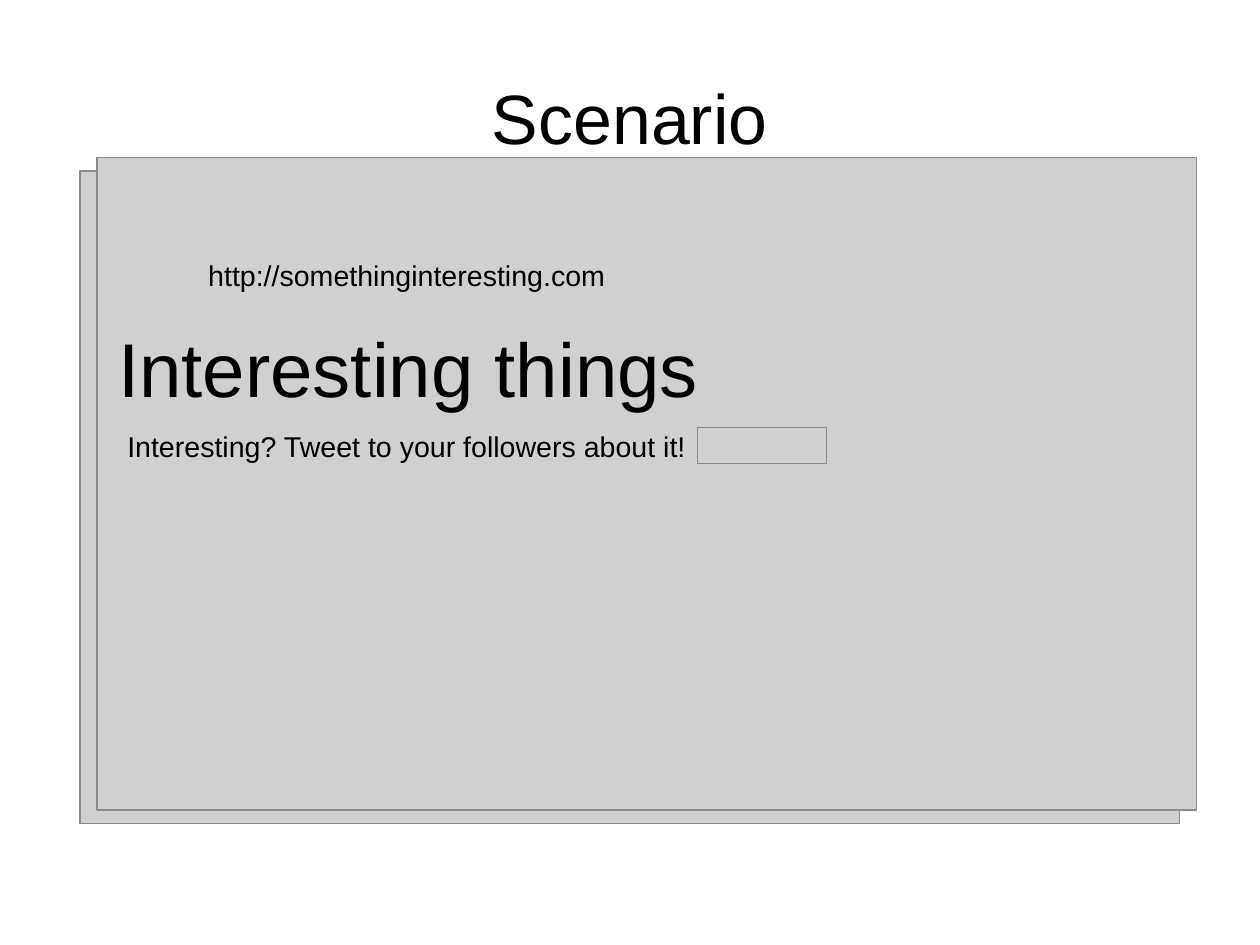
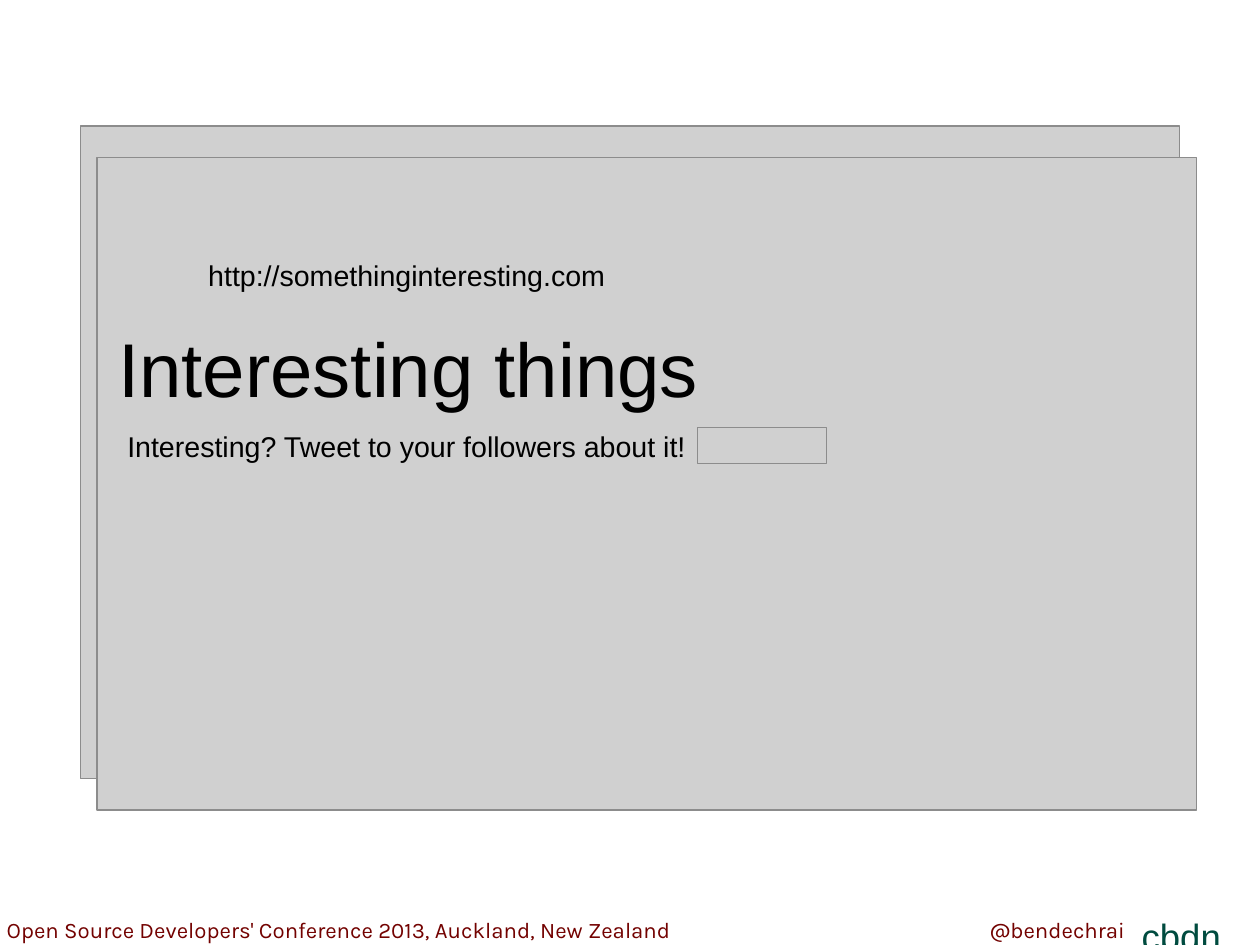
Before and after one commit to bendechrai/preso-security-privacy-anonymity, a slide deck: slide 22 of security-privacy-anonymity.odp (slide 30 before the commit). Drawn at 1260x945 pixels with LibreOffice and Linux fonts; fonts in the diff are those of the drawing; grey boxes stand for pictures; background and template pictures are left out. Boxes give left, top, right and bottom in pixels: in the first picture for what was removed or moved away, otherwise in the second. Text is boxed around its words. In the diff, an @@ line names an element or a change of style, - is before the commit and + after.

```diff
--- a/security-privacy-anonymity.odp
+++ b/security-privacy-anonymity.odp
@@ title removed at (x1=492, y1=93, x2=768, y2=145) @@
-Scenario
@@ picture moved from (x1=80, y1=172, x2=1180, y2=824) to (x1=80, y1=126, x2=1180, y2=779) @@
@@ group added at (x1=0, y1=909, x2=1260, y2=945): 3 texts, 1 rectangle @@
+@bendechrai
+Open Source Developers' Conference 2013, Auckland, New Zealand
+cbdn
```
Also in this commit, not shown: 15 other slides changed, 30 slides added, 35 slides removed.
